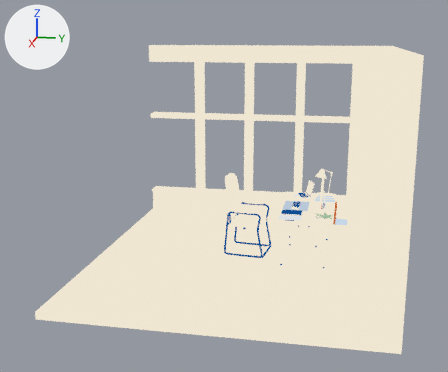
A saved change to the Blender file blender/desk_scene.blend.
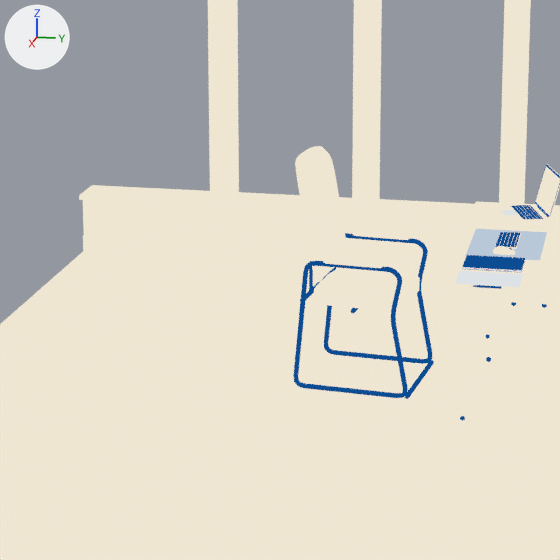
There are two pictures of each version: one from a camera (50 mm lens) standing at (8.83, 0.53, 3.2) and looking at (-0.06, -1.25, 0.98), one close up on the part from 28% to 70% of the width and 33% to 84% of the height. Arrows for +X, +Y and +Z are at upper left; the lights stay in place. The first two pictures are the older version.

Names of what the first close-up shows: 'Chair_ArmPad_L', 'Chair_ArmPad_R', 'Chair_Back', 'Chair_BackPad', 'Chair_Frame', 'Chair_Seat', 'Desk_Top', 'Floor', 'WinWall_Baseboard', 'WinWall_Sill', 'Win_Mullion_0', 'Win_Mullion_1', 'Win_Mullion_2', 'Win_SillBoard' and 19 more.
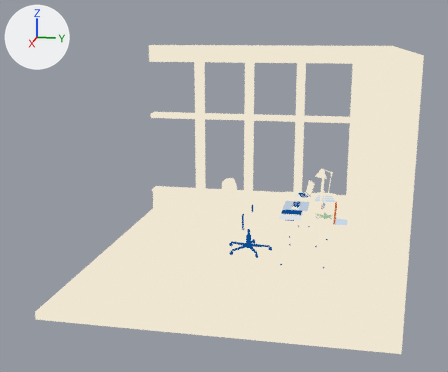
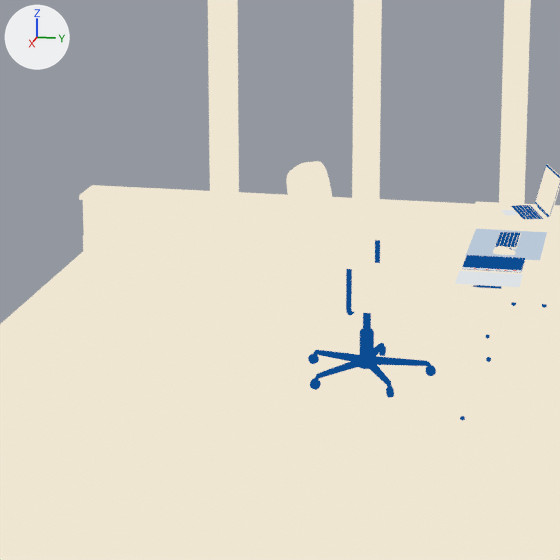
Diff of the bpy script that builds the scene:
```diff
--- a/blender/desk_scene.blend.py
+++ b/blender/desk_scene.blend.py
@@ me_chair_back @@
 # used by ob_chair_back; parent = ob_chair; location = (0.0, -0.27, 0.84); rotation_euler = (1.745, 0.0, 0.0), in degrees (100, 0, 0)
-me_chair_back.from_pydata(...)  # 242 vertices, 240 faces; spans x -0.25..0.25, y -0.32..0.32, z -0.035..0.02
+me_chair_back.from_pydata(...)  # 242 vertices, 240 faces; spans x -0.24..0.24, y -0.31..0.31, z -0.03..0.082
+# me_chair_back part 1: 241 of 242 vertices moved; they spanned x -0.25..0.25, y -0.32..0.32, z -0.035..0.02 and now span x -0.24..0.24, y -0.31..0.31, z -0.03..0.082; mean shift (0.0, 0.0, 0.03); largest move (0.0, 0.0, 0.02) -> (0.0, 0.0, 0.082)
 me_chair_back.materials.append(mat_m_main)
@@ me_chair_frame @@
 # used by ob_chair_frame; parent = ob_chair; location = (0.0, 0.0, 0.0)
-me_chair_frame.from_pydata(...)  # 520 vertices, 494 faces; spans x -0.281..0.281, y -0.306..0.291, z 0.001..0.671
+me_chair_frame.from_pydata(...)  # 152 vertices, 116 faces; spans x -0.287..0.287, y -0.12..0.12, z 0.17..0.665
+# me_chair_frame part 2: a new loose piece, a 12-sided cylinder along z spanning x -0.02..0.02, y -0.02..0.02, z 0.17..0.395, in mat_m_dark
+# me_chair_frame part 3: a new loose piece of 48 vertices spanning x -0.287..-0.09, y -0.032..-0.008, z 0.398..0.665, in mat_m_dark
+# me_chair_frame part 4: a new loose piece of 48 vertices spanning x 0.09..0.287, y -0.032..-0.008, z 0.398..0.665, in mat_m_dark
+# me_chair_frame part 5: 6 loose pieces with 504 vertices, spanning x -0.281..0.281, y -0.306..0.291, z 0.001..0.671, are deleted
+# other edits to the shape of me_chair_frame do not show in these pictures
 me_chair_frame.materials.append(mat_m_dark)
@@ me_chair_base @@
+me_chair_base.from_pydata(...)  # 372 vertices, 244 faces; spans x -0.341..0.341, y -0.294..0.355, z 0.0..0.25
+me_chair_base.polygons.foreach_set('use_smooth', [True] * 244)
+me_chair_base.materials.append(mat_m_dark)
@@ ob_chair_seat @@
 ob_chair_seat.parent = ob_chair
-ob_chair_seat.location = (0.0, 0.0, 0.44)
+ob_chair_seat.location = (0.0, 0.0, 0.42)
@@ ob_chair_back @@
 ob_chair_back.parent = ob_chair
-ob_chair_back.location = (0.0, -0.27, 0.84)
+ob_chair_back.location = (0.0, -0.269, 0.775)
 ob_chair_back.rotation_euler = (1.745, 0.0, 0.0)  # degrees (100, 0, 0)
@@ ob_chair_backpad @@
-ob_chair_backpad = bpy.data.objects.new('Chair_BackPad', me_chair_backpad)
-ob_chair_backpad.parent = ob_chair_back
-ob_chair_backpad.location = (0.0, 0.0, -0.03)
@@ ob_chair_armpad_l @@
 ob_chair_armpad_l.parent = ob_chair
-ob_chair_armpad_l.location = (-0.27, 0.0, 0.668)
+ob_chair_armpad_l.location = (-0.275, 0.02, 0.655)
@@ ob_chair_armpad_r @@
 ob_chair_armpad_r.parent = ob_chair
-ob_chair_armpad_r.location = (0.27, 0.0, 0.668)
+ob_chair_armpad_r.location = (0.275, 0.02, 0.655)
@@ ob_chair_base @@
+ob_chair_base = bpy.data.objects.new('Chair_Base', me_chair_base)
+ob_chair_base.parent = ob_chairbase
+ob_chair_base.location = (0.0, 0.0, 0.0)
@@ ob_chairbase @@
+ob_chairbase = bpy.data.objects.new('ChairBase', None)
+ob_chairbase.location = (-0.02, -0.86, 0.0)
+ob_chairbase.rotation_euler = (0.0, 0.0, 0.209)  # degrees (0, 0, 12)
```

Location of each change, [x1, y1, x2, y2] in pixels of the close-ups (560 x 560 px):
'Chair_Back', reshaped, moved: before [295, 146, 335, 282]; after [286, 161, 341, 292]
'Chair_Frame', reshaped: before [293, 233, 434, 399]; after [346, 240, 380, 331]
'Chair_Seat', moved: before [314, 269, 420, 310]; after [314, 269, 420, 314]
'Chair_BackPad', deleted: before [301, 151, 346, 276]
'Chair_Base', added (blue): after [308, 329, 436, 398]
'Chair_ArmPad_R', moved: before [323, 258, 383, 268]; after [330, 259, 384, 272]
'Chair_ArmPad_L', moved: before [353, 230, 410, 240]; after [359, 232, 411, 243]
part 2 of me_chair_frame, added (mostly hidden): after [363, 313, 371, 331]
part 3 of me_chair_frame, added (mostly hidden): after [375, 240, 380, 263]
part 4 of me_chair_frame, added: after [346, 269, 354, 315]
part 5 of me_chair_frame, deleted (blue): before [293, 233, 434, 399]
